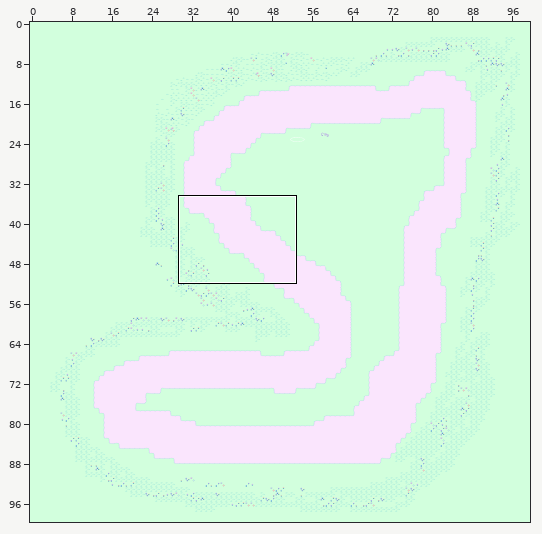
Tiled map -- resources/maps/track-vastforest.tmx. Above, an overview of the earlier version with the close-up marked.
Close-up. The starting point:
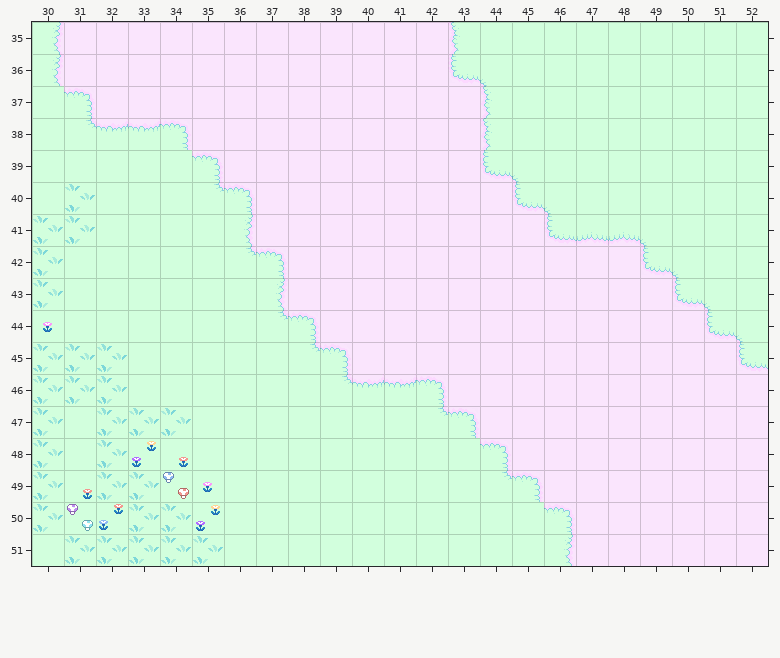
Cells are 32x32 px. Shown: x 30..52, y 35..51. The commit also changed other parts of the map, which this record leaves out.
After:
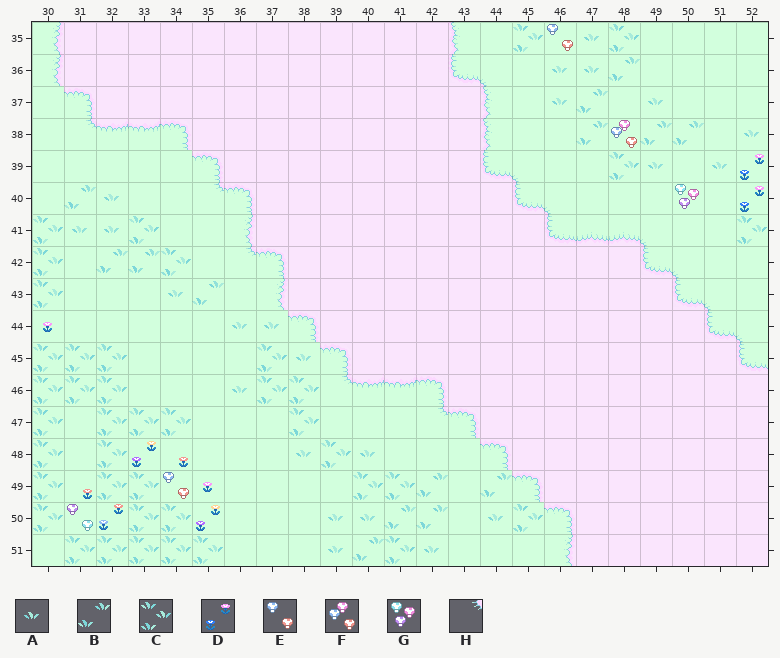
Key: from "DW_VastForest": A 2, B 3, C 4, D 33, E 67, F 98, G 99, H 940.
_ is an empty cell.
From old to new:
{"where": "layer \"Tile Layer 2\""}
{"y":35,"x":45,"old":"____","new":"CEAC"}
{"y":36,"x":46,"old":"___","new":"AAB"}
{"y":37,"x":46,"old":"__","new":"AB"}
{"y":37,"x":49,"old":"_","new":"A"}
{"y":38,"x":47,"old":"____","new":"BFBB"}
{"y":38,"x":52,"old":"_","new":"A"}
{"y":39,"x":48,"old":"__","new":"CA"}
{"y":39,"x":51,"old":"__","new":"AD"}
{"y":40,"x":31,"old":"C_","new":"BA"}
{"y":40,"x":50,"old":"_","new":"G"}
{"y":40,"x":52,"old":"_","new":"D"}
{"y":41,"x":31,"old":"C__","new":"AAC"}
{"y":41,"x":52,"old":"_","new":"C"}
{"y":42,"x":32,"old":"___","new":"BBC"}
{"y":43,"x":34,"old":"__","new":"AB"}
{"y":44,"x":36,"old":"_H","new":"AA"}
{"y":45,"x":37,"old":"_H","new":"CA"}
{"y":46,"x":36,"old":"___","new":"ACC"}
{"y":47,"x":38,"old":"_","new":"C"}
{"y":48,"x":38,"old":"___","new":"ACA"}
{"y":49,"x":40,"old":"___","new":"CCB"}
{"y":49,"x":44,"old":"H","new":"B"}
{"y":50,"x":39,"old":"____","new":"AABB"}
{"y":50,"x":44,"old":"__","new":"AC"}
{"y":51,"x":39,"old":"____","new":"ABCA"}
